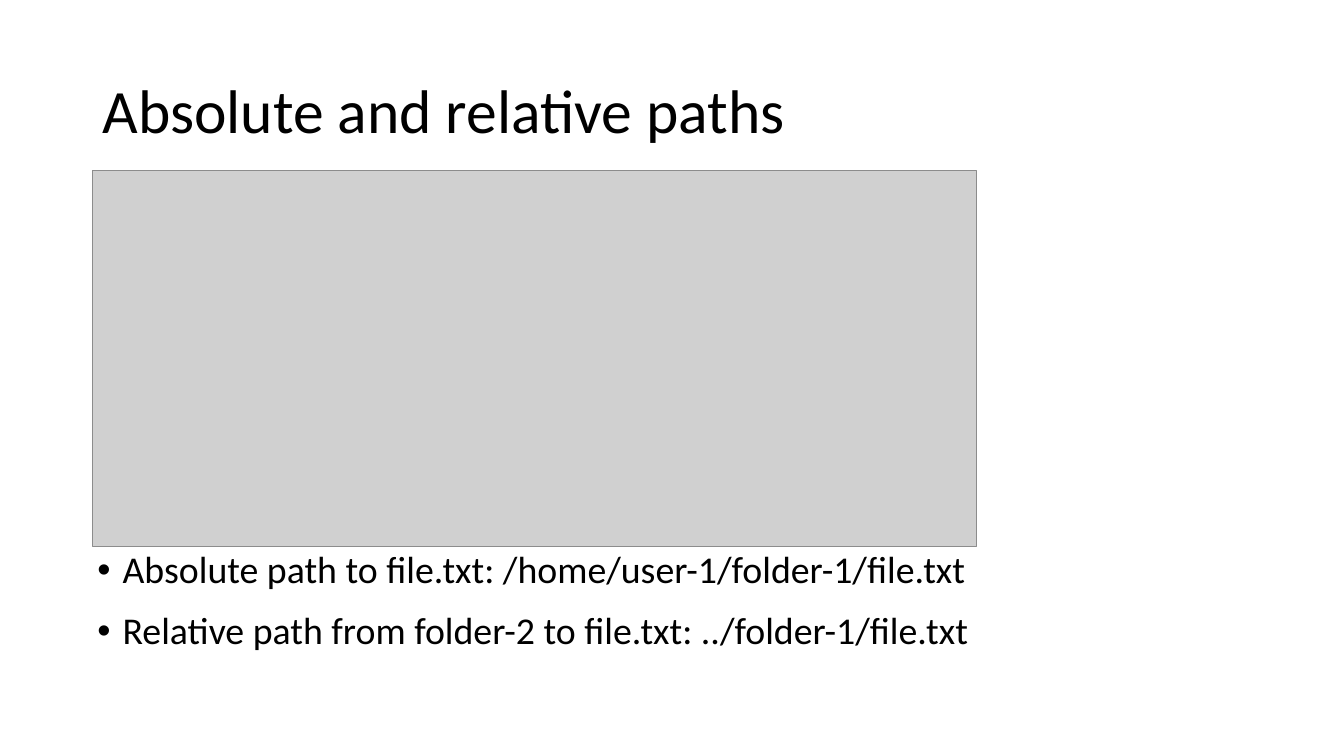
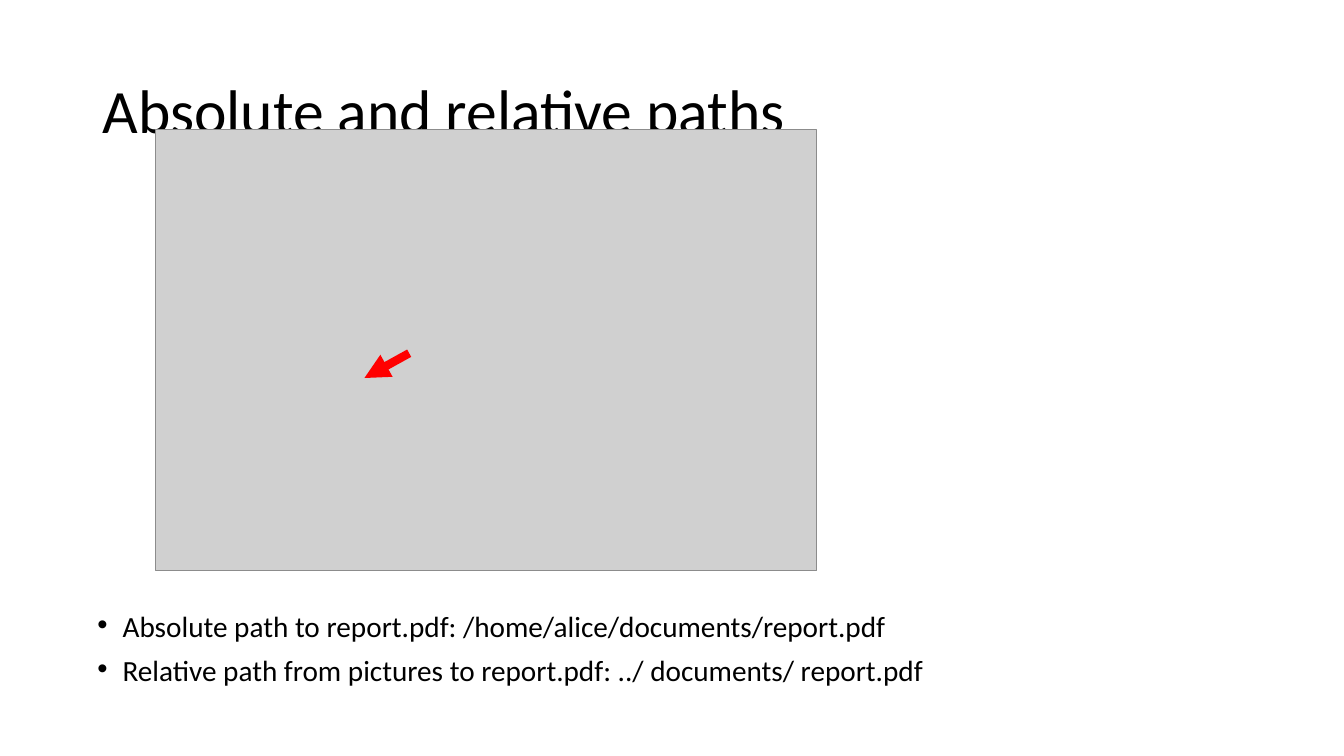
Before and after one commit to frankwxu/Digital-Forensics-Basic-Book, a slide deck: slide 33 of PPTs/Ch4_Linux_for_Digital_Forensics.pptx. Drawn at 1344x756 pixels with LibreOffice and Linux fonts; fonts in the diff are those of the drawing; grey boxes stand for pictures; background and template pictures are left out. Boxes give left, top, right and bottom in pixels: in the first picture for what was removed or moved away, otherwise in the second. Text is boxed around its words. In the diff, an @@ line names an element or a change of style, - is before the commit and + after.

```diff
--- a/PPTs/Ch4_Linux_for_Digital_Forensics.pptx
+++ b/PPTs/Ch4_Linux_for_Digital_Forensics.pptx
@@ picture: place and size @@
-picture at box(93, 170, 977, 546)
+picture at box(156, 130, 818, 571)
@@ arrow added from (409, 353) to (365, 378), #FF0000 6 pt @@
@@ text at box(123, 616, 923, 686): text changed; size 27 to 20.9 pt @@
-• Absolute path to file.txt: /home/user-1/folder-1/file.txt
-• Relative path from folder-2 to file.txt: ../folder-1/file.txt
+• Absolute path to report.pdf: /home/alice/documents/report.pdf
+• Relative path from pictures to report.pdf: ../ documents/ report.pdf
```
Also in this commit, not shown: 2 other slides changed, 1 slide added, 2 slides removed, 1 other file.
